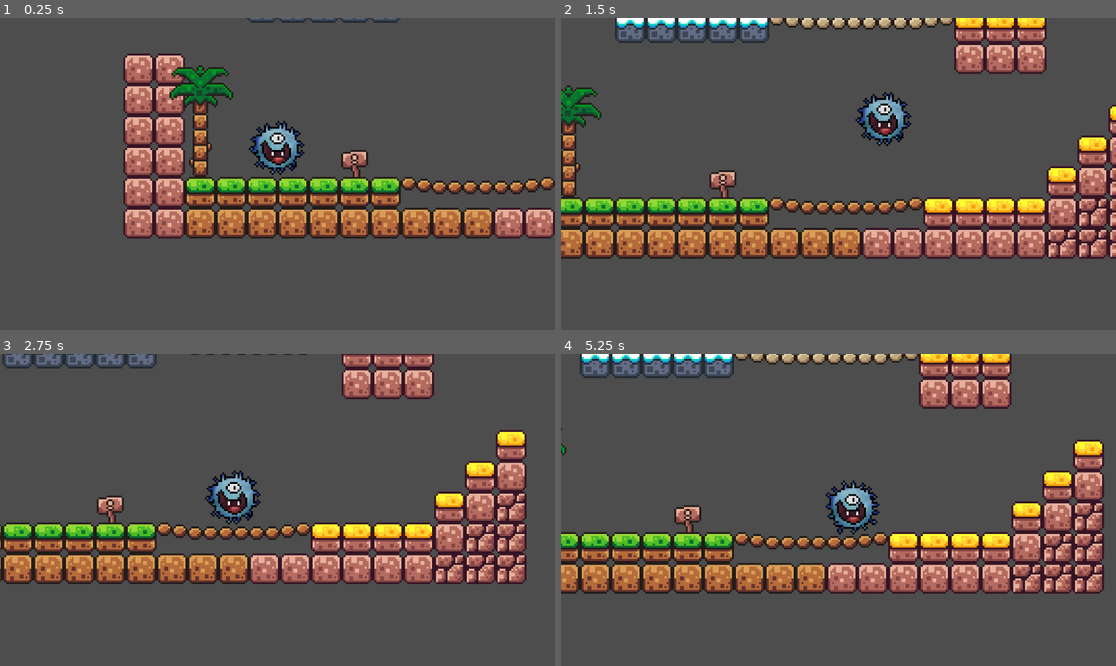
Above: before the commit, frames 1-4 (two rows, left to right).
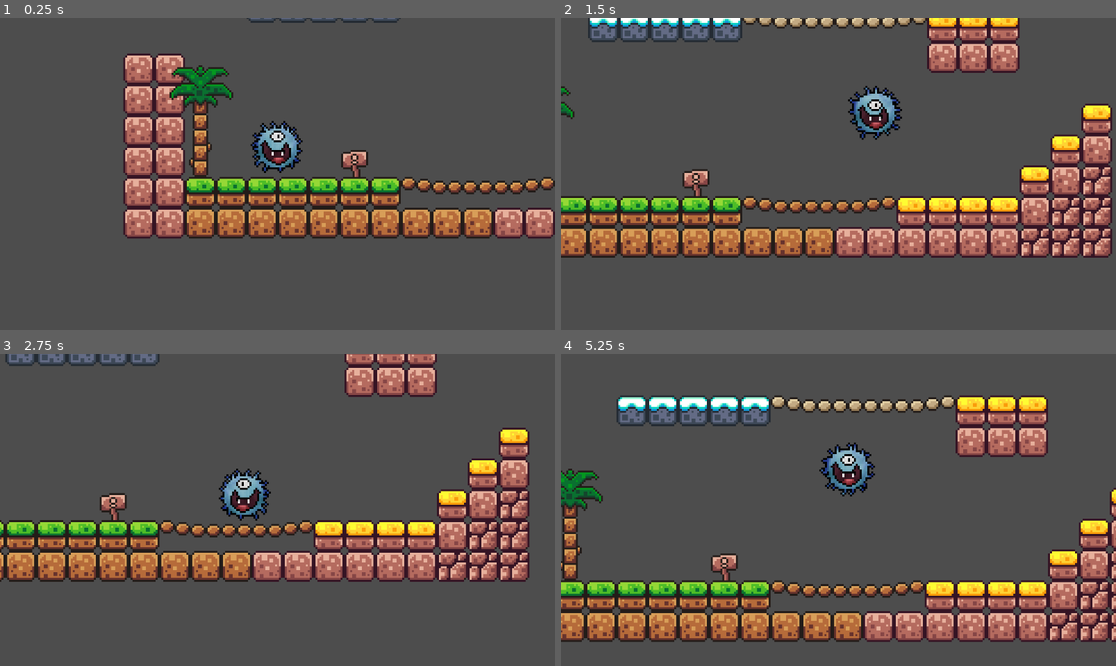
Above: after the commit, the same moments.

Repository: golanshabi/-VirusGame
Game: Godot game, scene res://game.tscn
Same seed, same stepped clock (60 frames per second), same inputs: the game is played once before the commit and once after it.
Inputs:
- Up to frame 1 (0.25 s): no input
- Up to frame 2 (1.5 s): tap Enter (ui_accept) at 0.5, 1.35 s; hold Enter (ui_accept) 0.53-1.28 s; hold Right (ui_right) from 0.53 s (still down); tap Shift (dash, bound only after the commit) at 0.6 s
- Up to frame 3 (2.75 s): tap Enter (ui_accept) at 1.52, 1.82 s; tap Shift (dash, bound only after the commit) at 1.55, 2.1 s; release Right (ui_right) at 2.03 s; hold Left (ui_left) from 2.03 s (still down); hold Enter (ui_accept) from 2.03 s (still down)
- Up to frame 4 (5.25 s): release Left (ui_left) at 2.78 s; release Enter (ui_accept) at 2.78 s; hold Right (ui_right) 2.78-4.28 s; tap Shift (dash, bound only after the commit) at 2.85, 4.35, 5.1 s; tap Enter (ui_accept) at 3.02, 3.32, 4.52, 4.82 s; hold Enter (ui_accept) 3.53-4.28 s; hold Left (ui_left) 4.28-5.03 s; hold Right (ui_right) from 5.03 s (still down); hold Enter (ui_accept) from 5.03 s (still down)

The runs differ from the first frame. In frame 1, 0.4% of the frame differs, in the area x 44-55%, y 32-51%; in frame 2, 25%; in frame 3, 19%; in frame 4, 48%, in the area x 0-100%, y 0-93%.

Commit message:
Added new dash action and allow sprite to flip when changing movement direction

Diff:
--- /dev/null
+++ b/PlayerAbilities/dash.gd
@@ -0,0 +1,16 @@
+extends Node2D
+
+@onready var timer = $"DashTimer"
+@onready var cooldown_timer = $"CooldownTimer"
+
+func startDashing(duration, cooldown):
+	timer.wait_time = duration
+	cooldown_timer.wait_time = cooldown + duration
+	timer.start()
+	cooldown_timer.start()
+
+func is_dashing():
+	return !timer.is_stopped()
+
+func is_dash_allowed():
+	return cooldown_timer.is_stopped()
--- /dev/null
+++ b/PlayerAbilities/dash.tscn
@@ -0,0 +1,12 @@
+[gd_scene load_steps=2 format=3 uid="uid://bp8r0t7b02xg0"]
+
+[ext_resource type="Script" uid="uid://cd3be4ebvu60b" path="res://PlayerAbilities/dash.gd" id="1_5e5sh"]
+
+[node name="Dash" type="Node2D"]
+script = ExtResource("1_5e5sh")
+
+[node name="DashTimer" type="Timer" parent="."]
+one_shot = true
+
+[node name="CooldownTimer" type="Timer" parent="."]
+one_shot = true
--- /dev/null
+++ b/dash.gd
@@ -0,0 +1,9 @@
+extends Node2D
+
+@onready var timer = $"DashTimer"
+func startDashing(duration):
+	timer.wait_time = duration
+	timer.start()
+
+func is_dashing():
+	return !timer.is_stopped()
--- a/player.gd
+++ b/player.gd
@@ -1,34 +1,45 @@
 extends CharacterBody2D
 
 
-const SPEED = 130.0
-const JUMP_SINGLE_VELOCITY = -250.0
+const SPEED = 100.0
+const DASH_SPEED = 275
+const JUMP_SINGLE_VELOCITY = -275.0
 const GRAVITY_REDUCTION_RATIO = 0.70
-const FLOATINESS = 0.95
+const DASH_COOLDOWN_SEC = 3
 # State variables
-var jump_count = 0
+var dash_duration = 0.2
+
+@onready var dash = $Dash
 
 func _physics_process(delta: float) -> void:
+	if Input.is_action_just_pressed("dash") and dash.is_dash_allowed():
+		dash.startDashing(dash_duration, DASH_COOLDOWN_SEC)
 	# Add the gravity.
 	if not is_on_floor():
-		var gravity = get_gravity() * delta * FLOATINESS
+		var gravity = get_gravity() * delta
 		if velocity.y < 0 and Input.is_action_pressed("ui_accept"):
 			gravity = gravity * GRAVITY_REDUCTION_RATIO
 		velocity += gravity
 
+
+
 	if Input.is_action_just_pressed("ui_accept") and is_on_floor():
 		velocity.y = JUMP_SINGLE_VELOCITY
-		jump_count += 1
-
-	if jump_count > 1 and is_on_floor():
-		jump_count = 0
 
 	# Get the input direction and handle the movement/deceleration.
 	# As good practice, you should replace UI actions with custom gameplay actions.
 	var direction := Input.get_axis("ui_left", "ui_right")
-	if direction:
-		velocity.x = direction * SPEED
+	var speed = SPEED
+	if dash.is_dashing():
+		speed = DASH_SPEED
+		velocity.y = 0
+	if Input.is_action_pressed("ui_right"):
+		velocity.x = speed
+		$AnimatedSprite2D.flip_h = false
+	elif Input.is_action_pressed("ui_left"):
+		velocity.x = -speed
+		$AnimatedSprite2D.flip_h = true
 	else:
-		velocity.x = move_toward(velocity.x, 0, SPEED)
+		velocity.x = move_toward(velocity.x, 0, speed)
 
 	move_and_slide()
--- a/player.tscn
+++ b/player.tscn
@@ -1,9 +1,11 @@
-[gd_scene load_steps=8 format=3 uid="uid://dwqqfutaiwk2y"]
+[gd_scene load_steps=10 format=3 uid="uid://dwqqfutaiwk2y"]
 
 [ext_resource type="Script" uid="uid://sab3jvp0s260" path="res://player.gd" id="1_onrkg"]
 [ext_resource type="Texture2D" uid="uid://xcayowgjwq5v" path="res://brackeys_platformer_assets/sprites/main_idle_2.png" id="2_hqtel"]
 [ext_resource type="Texture2D" uid="uid://dumdvvg5umlk7" path="res://brackeys_platformer_assets/sprites/main_idle.webp" id="3_sweqy"]
 [ext_resource type="Texture2D" uid="uid://cmflg6x250llk" path="res://brackeys_platformer_assets/sprites/main_idle_3.webp" id="4_2hs0m"]
+[ext_resource type="Texture2D" uid="uid://ccpnud7fnyd3x" path="res://brackeys_platformer_assets/sprites/move_1_v2.webp" id="5_2hs0m"]
+[ext_resource type="PackedScene" uid="uid://bp8r0t7b02xg0" path="res://PlayerAbilities/dash.tscn" id="5_sweqy"]
 
 [sub_resource type="CircleShape2D" id="CircleShape2D_hqtel"]
 radius = 11.0
@@ -29,6 +31,14 @@
 "loop": true,
 "name": &"idle",
 "speed": 5.0
+}, {
+"frames": [{
+"duration": 1.0,
+"texture": ExtResource("5_2hs0m")
+}],
+"loop": true,
+"name": &"new_animation",
+"speed": 5.0
 }]
 
 [node name="Player" type="CharacterBody2D"]
@@ -45,6 +55,7 @@
 [node name="AnimatedSprite2D" type="AnimatedSprite2D" parent="."]
 position = Vector2(0, -13)
 sprite_frames = SubResource("SpriteFrames_1jxqw")
-animation = &"idle"
+animation = &"new_animation"
 autoplay = "idle"
-frame_progress = 0.774071
+
+[node name="Dash" parent="." instance=ExtResource("5_sweqy")]
--- a/project.godot
+++ b/project.godot
@@ -15,6 +15,14 @@
 config/features=PackedStringArray("4.4", "Forward Plus")
 config/icon="res://icon.svg"
 
+[input]
+
+dash={
+"deadzone": 0.2,
+"events": [Object(InputEventKey,"resource_local_to_scene":false,"resource_name":"","device":-1,"window_id":0,"alt_pressed":false,"shift_pressed":false,"ctrl_pressed":false,"meta_pressed":false,"pressed":false,"keycode":0,"physical_keycode":4194325,"key_label":0,"unicode":0,"location":0,"echo":false,"script":null)
+]
+}
+
 [rendering]
 
 textures/canvas_textures/default_texture_filter=0
--- /dev/null
+++ b/timer.gd
@@ -0,0 +1,11 @@
+extends Timer
+
+
+# Called when the node enters the scene tree for the first time.
+func _ready() -> void:
+	pass # Replace with function body.
+
+
+# Called every frame. 'delta' is the elapsed time since the previous frame.
+func _process(delta: float) -> void:
+	pass
Not shown, added: PlayerAbilities/dash.gd.uid
Binary file added: brackeys_platformer_assets/sprites/move_1_v2.webp
Not shown, added: brackeys_platformer_assets/sprites/move_1_v2.webp.import
Not shown, added: dash.gd.uid
Not shown, added: timer.gd.uid
